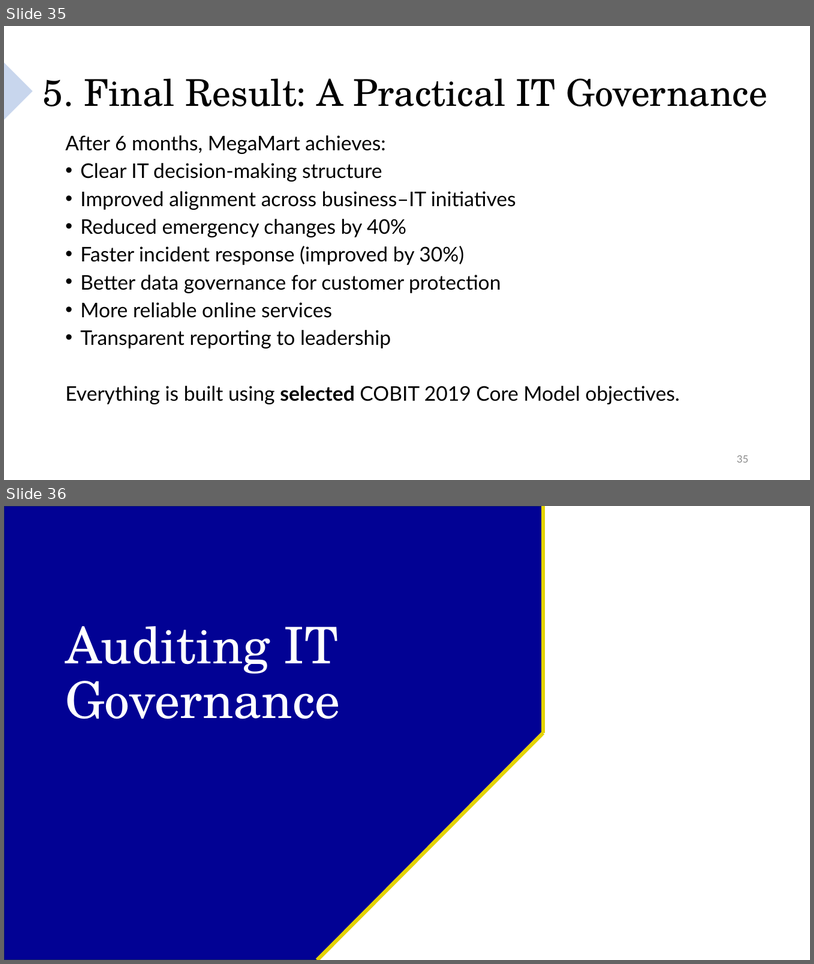
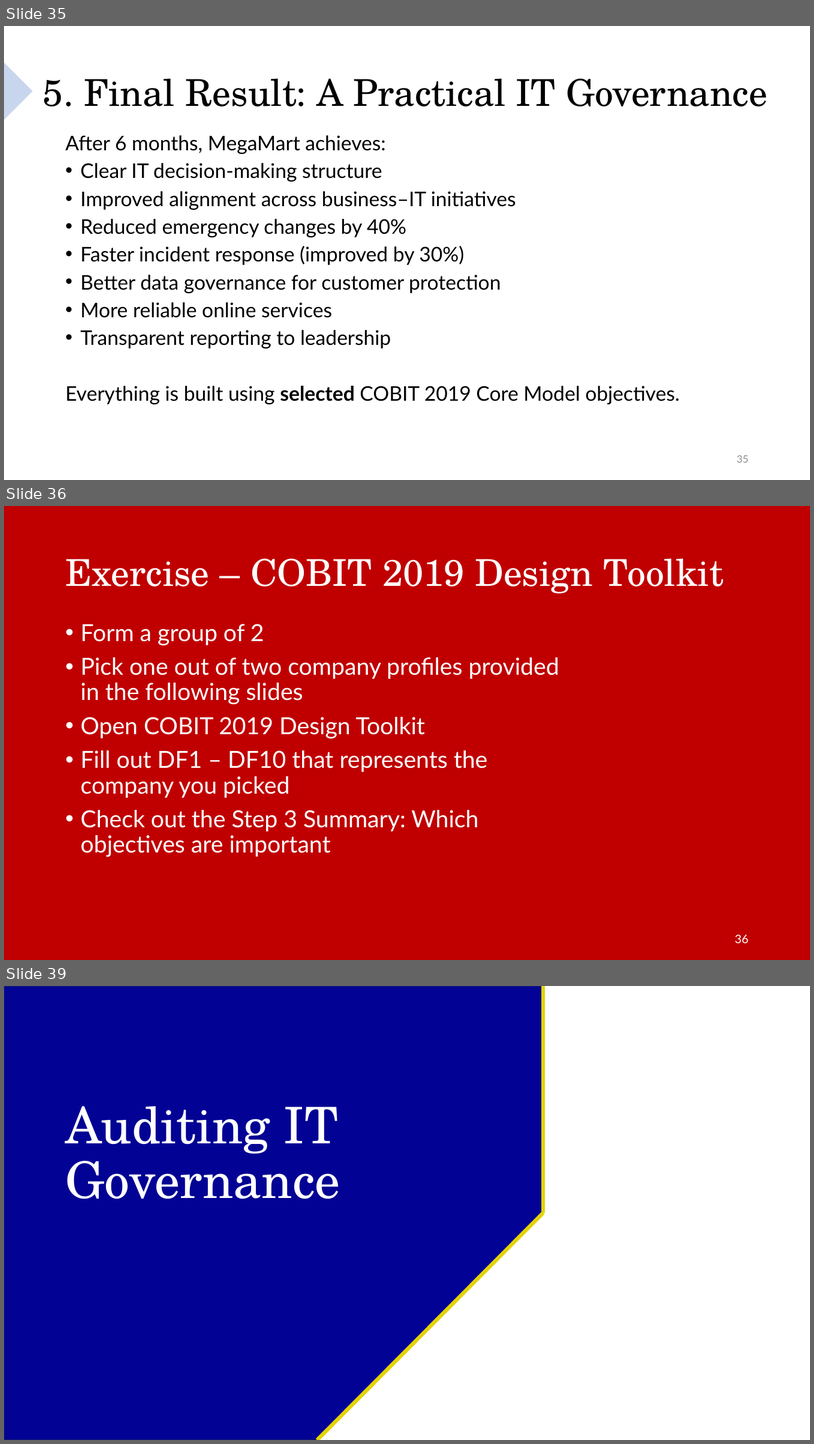
Before and after one commit to irfanradarma/Audit-SI, a slide deck: Slides/2026/02 - IT Governance Audit.pptx. Shown one above the other, each under a label of ours: slides 35 and 36 before the commit, slides 35, 36 and 39 after it; the slides between them are not shown. The pictures are 814x964 and 814x1444 pixels, drawn with LibreOffice and Linux fonts; fonts in the diff are those of the drawing; background and template pictures are left out. Boxes give left, top, right and bottom in pixels: in the first picture for what was removed or moved away, otherwise in the second. Text is boxed around its words. In the diff, an @@ line names an element or a change of style, - is before the commit and + after.

Commit message:
cobit

```diff
--- a/Slides/2026/02 - IT Governance Audit.pptx
+++ b/Slides/2026/02 - IT Governance Audit.pptx
@@ slide 36 added at <box>4,506,810,960</box>, background picture (left out) @@
@@ title added at <box>65,558,724,594</box>, 44 pt, text #FFFFFF @@
+Exercise – COBIT 2019 Design Toolkit
@@ text added at <box>81,624,560,856</box>, 28 pt, text #FFFFFF @@
+• Form a group of 2
+• Pick one out of two company profiles provided in the following slides
+• Open COBIT 2019 Design Toolkit
+• Fill out DF1 – DF10 that represents the company you picked
+• Check out the Step 3 Summary: Which objectives are important
@@ page number added at <box>735,934,749,943</box>, 14 pt, text #FFFFFF @@
+36
@@ what was slide 36 is now slide 39 @@
```
Also in this commit, not shown: 1 slide changed, 2 other slides added, 2 other files.
